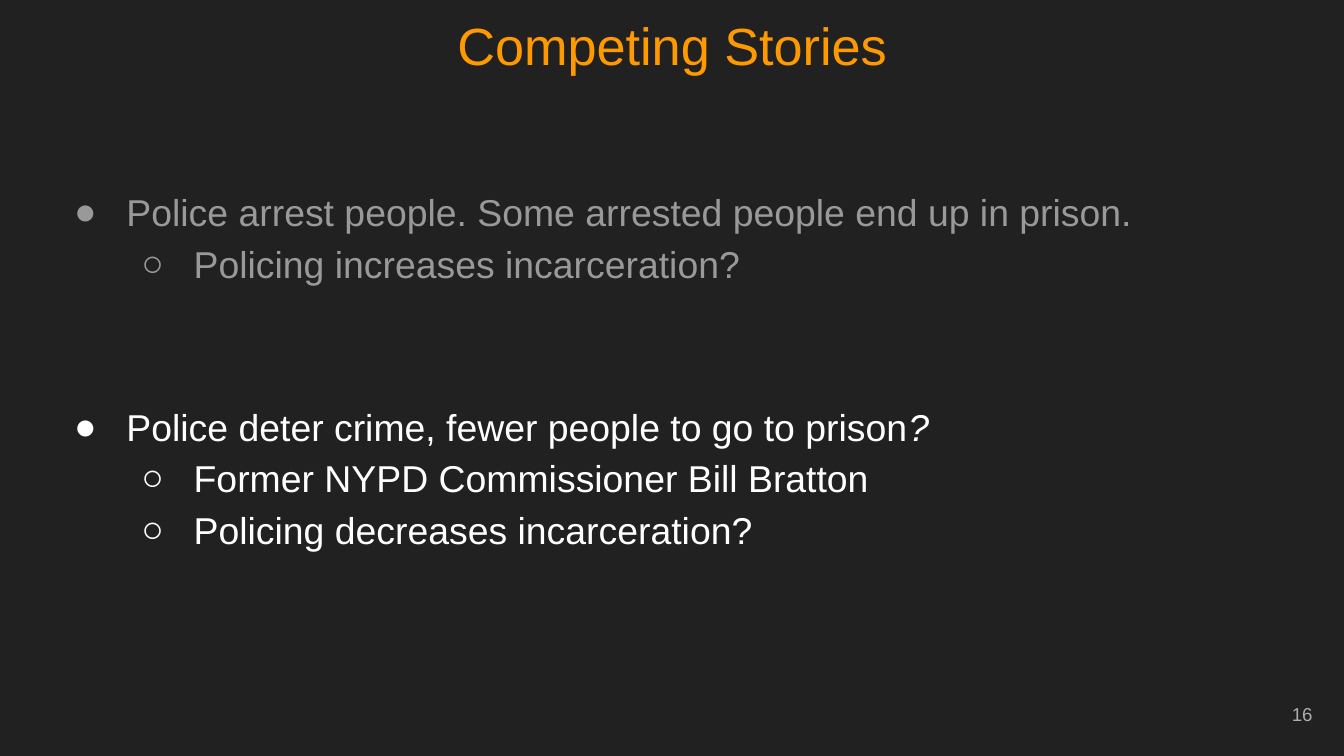
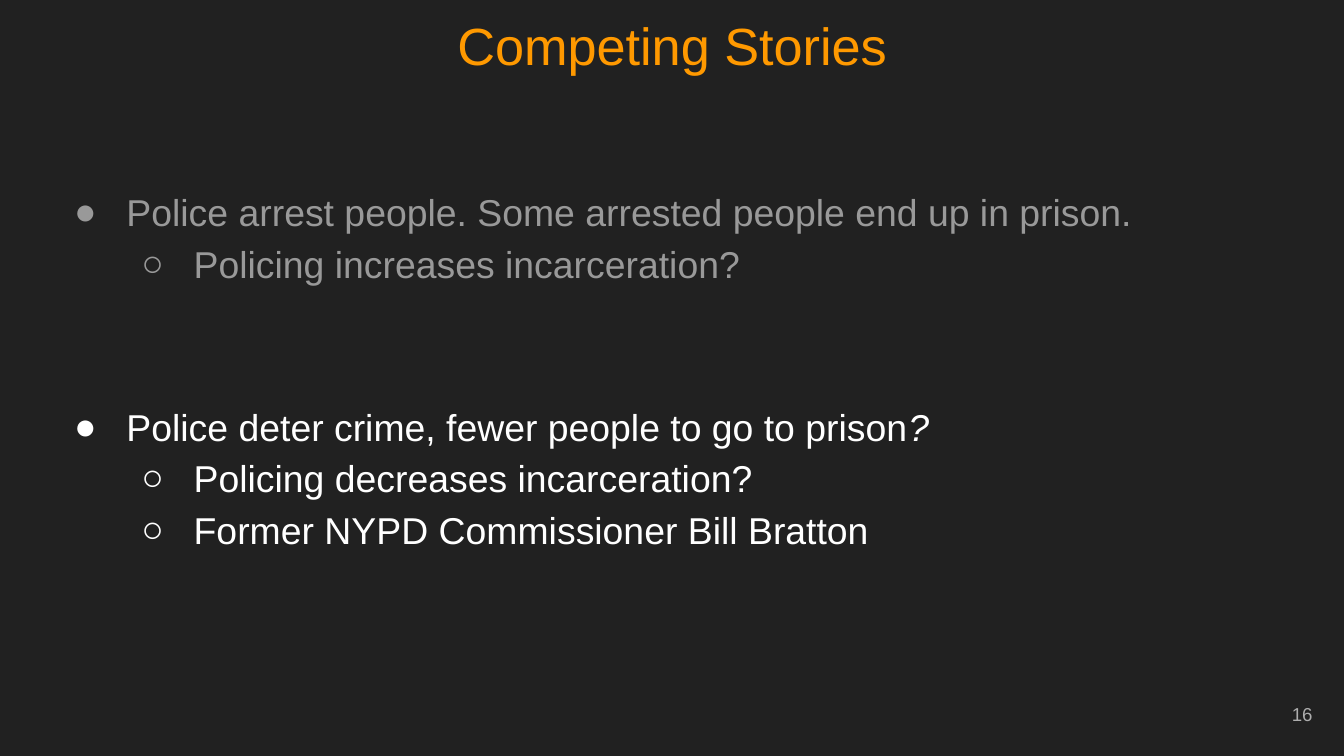
Before and after one commit to jacobkap/crimedatatool, a slide deck: slide 16 of kaplan_job_talk.pptx. Drawn at 1344x756 pixels with LibreOffice and Linux fonts; fonts in the diff are those of the drawing. Boxes give left, top, right and bottom in pixels: in the first picture for what was removed or moved away, otherwise in the second. Text is boxed around its words. In the diff, an @@ line names an element or a change of style, - is before the commit and + after.

```diff
--- a/kaplan_job_talk.pptx
+++ b/kaplan_job_talk.pptx
@@ text at (194,465,753,500): paragraph added @@
+  ○ Policing decreases incarceration?
@@ text at (194,517,753,551): paragraph removed @@
-  ○ Policing decreases incarceration?
```
Also in this commit, not shown: 4 other slides changed.
